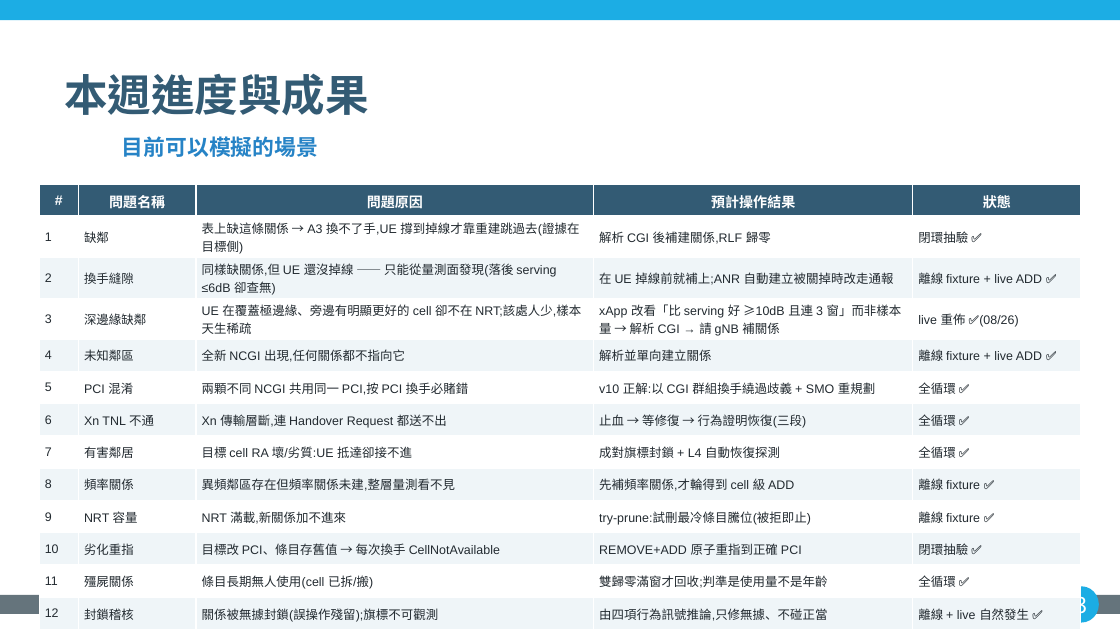
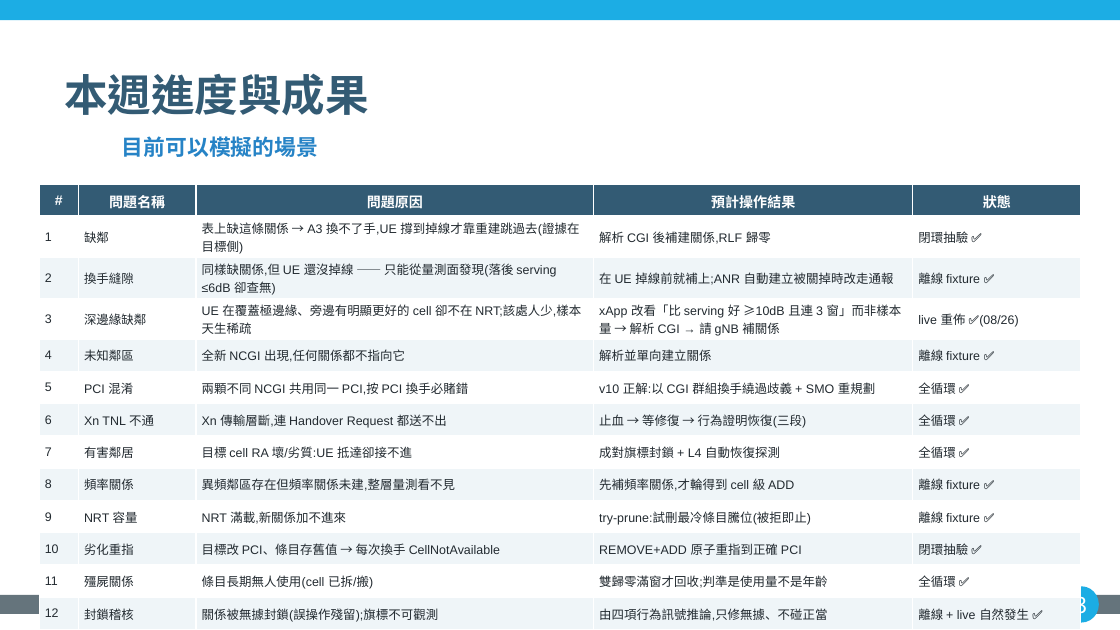
Before and after one commit to kimOuO/RAN-sim-OAI, a slide deck: slide 3 of docs/report/8_27_進度報告_v10十二題.pptx. Drawn at 1120x630 pixels with LibreOffice and Linux fonts; fonts in the diff are those of the drawing; background and template pictures are left out. Boxes give left, top, right and bottom in pixels: in the first picture for what was removed or moved away, otherwise in the second. Text is boxed around its words. In the diff, an @@ line names an element or a change of style, - is before the commit and + after.

```diff
--- a/docs/report/8_27_進度報告_v10十二題.pptx
+++ b/docs/report/8_27_進度報告_v10十二題.pptx
@@ table at bbox=[39, 185, 1081, 626] @@
-row 3, column 5: 離線 fixture + live ADD ✅
+row 3, column 5: 離線 fixture ✅
-row 5, column 5: 離線 fixture + live ADD ✅
+row 5, column 5: 離線 fixture ✅
```
Also in this commit, not shown: 2 other slides changed.
